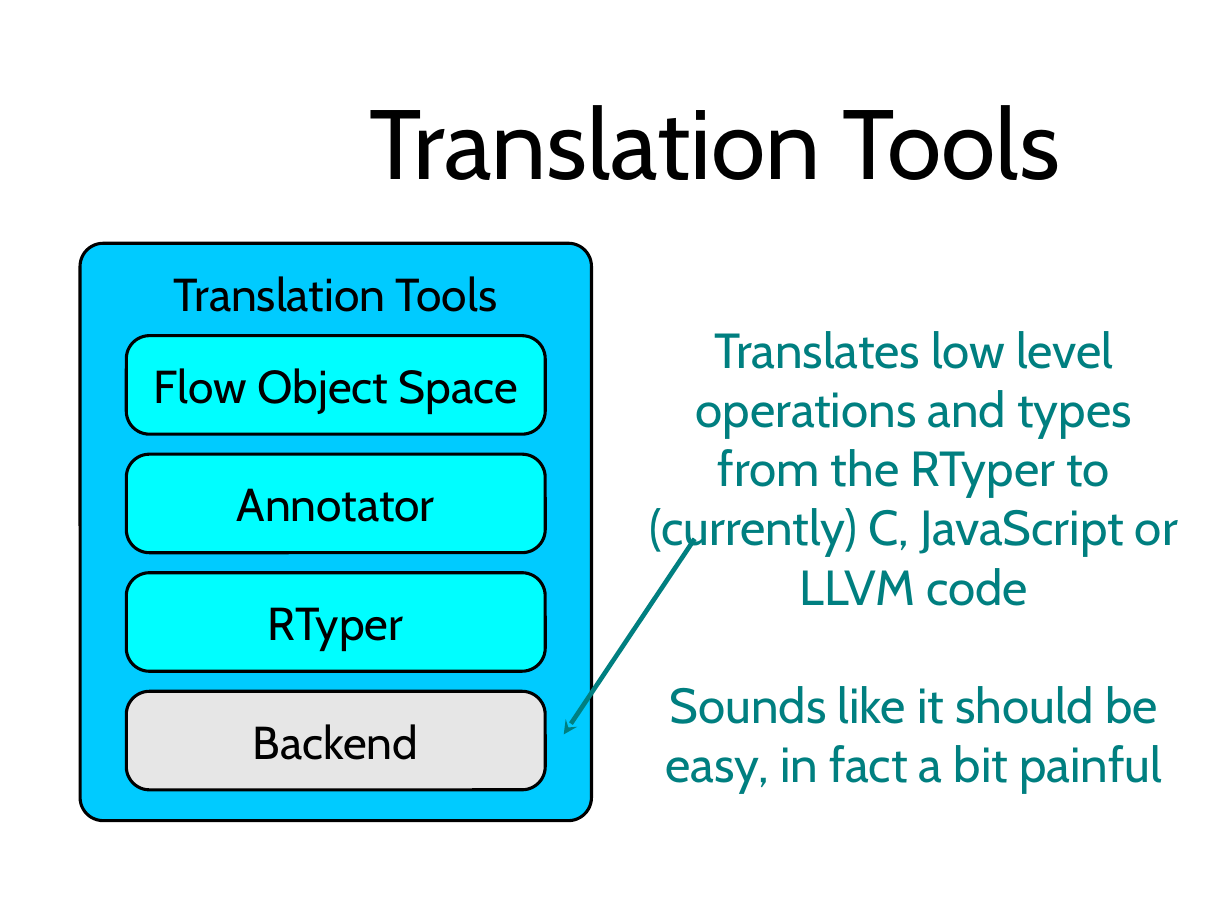
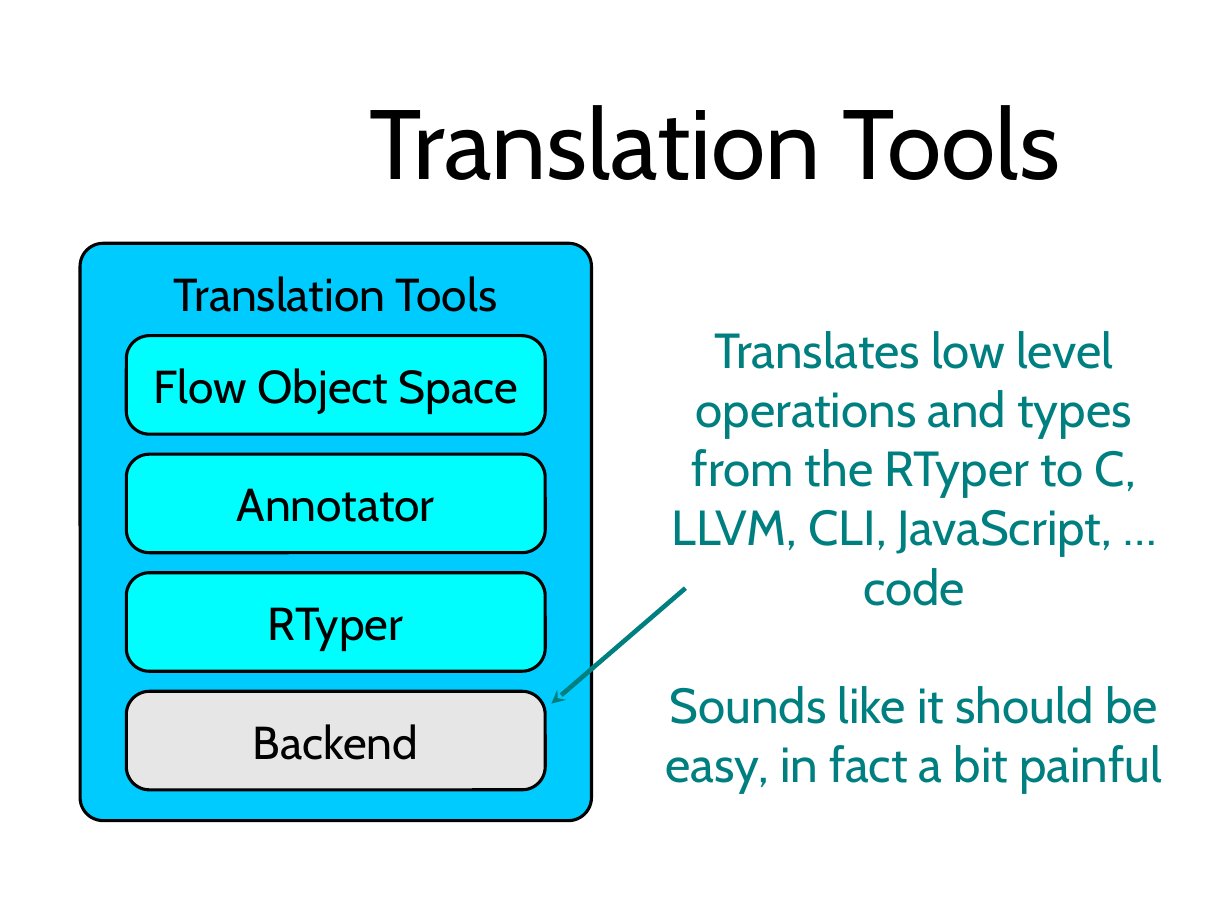
Before and after one commit to wdv4758h/pypy-extradoc, a slide deck: slide 18 of talk/sprint-introduction.ppt (slide 13 before the commit). Drawn at 1232x924 pixels with LibreOffice and Linux fonts; fonts in the diff are those of the drawing; background and template pictures are left out. Boxes give left, top, right and bottom in pixels: in the first picture for what was removed or moved away, otherwise in the second. Text is boxed around its words. In the diff, an @@ line names an element or a change of style, - is before the commit and + after.

```diff
--- a/talk/sprint-introduction.ppt
+++ b/talk/sprint-introduction.ppt
@@ text "Translates low level operations and ...": place and size @@
-text "Translates low level operations and ..." at <box>650,331,1178,793</box>
+text "Translates low level operations and ..." at <box>666,331,1162,793</box>
@@ text at <box>672,331,1136,606</box>: text changed @@
-Translates low level operations and types from the RTyper to (currently) C, JavaScript or LLVM code
+Translates low level operations and types from the RTyper to C, LLVM, CLI, JavaScript, … code
@@ arrow moved from (563, 734) - (694, 539) to (551, 704) - (685, 589) @@
```
Also in this commit, not shown: 10 other slides changed, 10 slides added, 1 slide removed, 28 other files.
